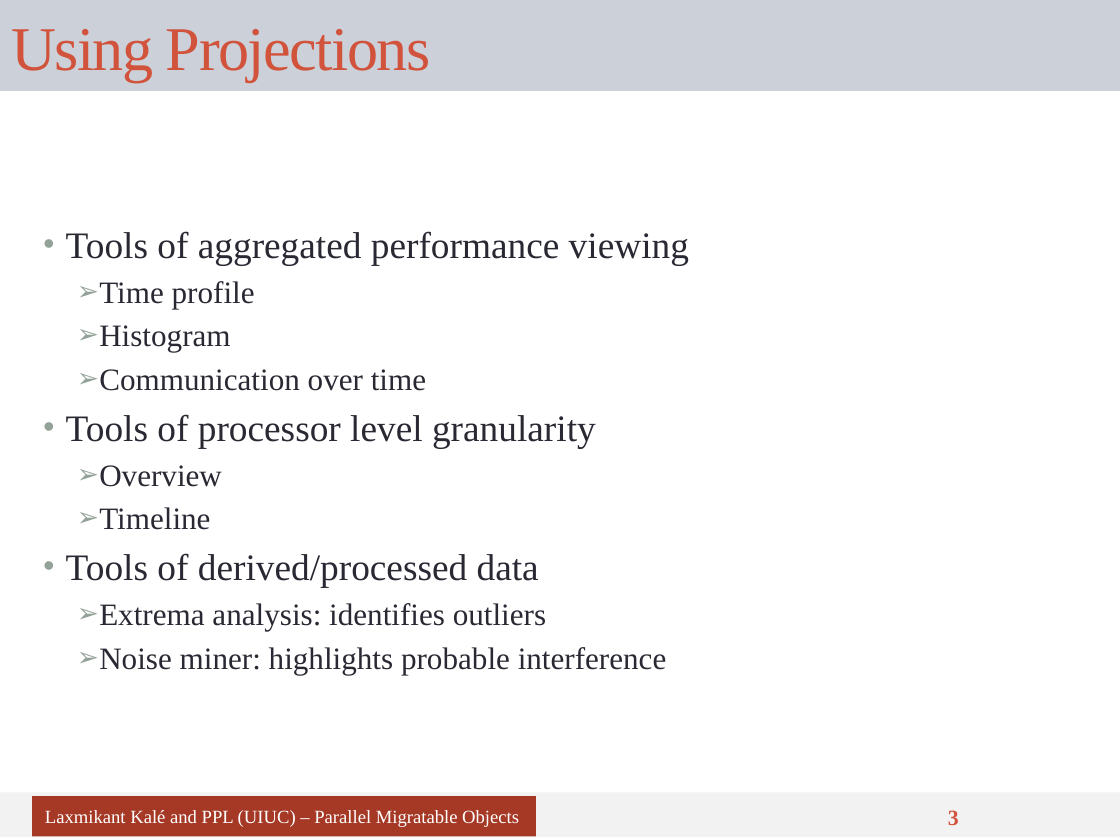
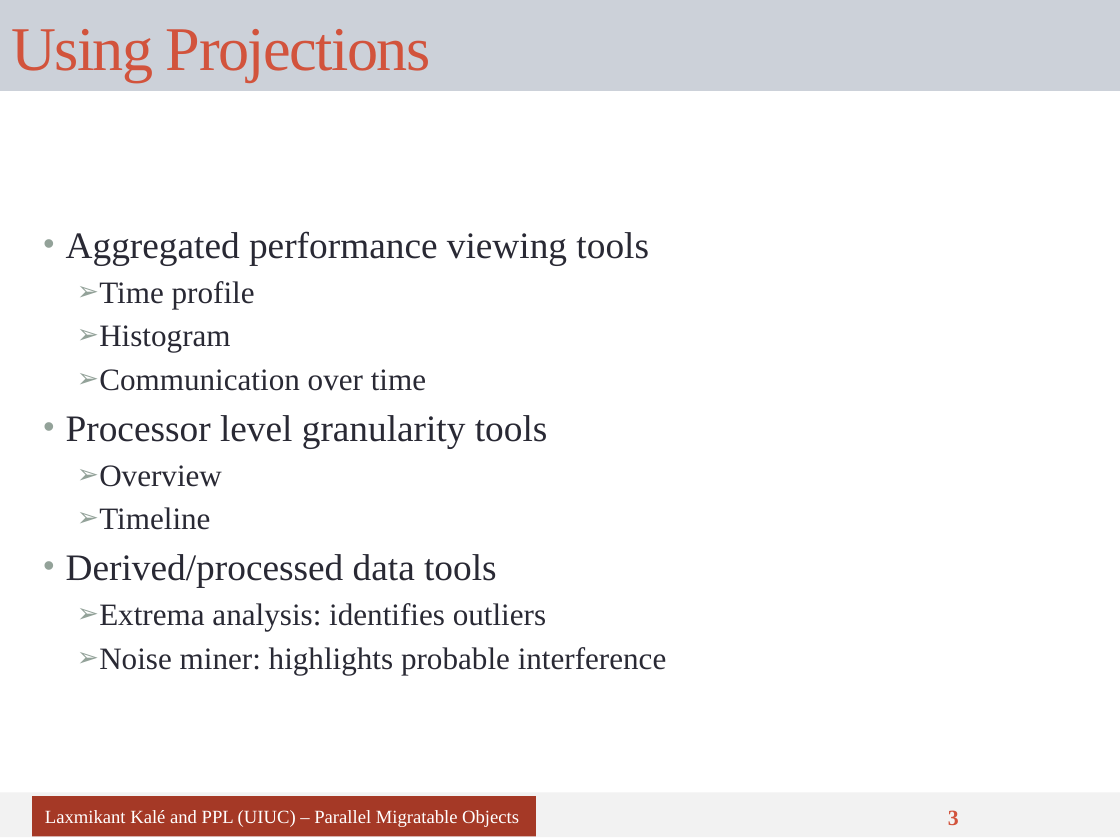
Before and after one commit to UIUC-PPL/charm_tutorial, a slide deck: slide 3 of tutorial-09-perf_tuning.pptx. Drawn at 1120x840 pixels with LibreOffice and Linux fonts; fonts in the diff are those of the drawing. Boxes give left, top, right and bottom in pixels: in the first picture for what was removed or moved away, otherwise in the second. Text is boxed around its words. In the diff, an @@ line names an element or a change of style, - is before the commit and + after.

```diff
--- a/tutorial-09-perf_tuning.pptx
+++ b/tutorial-09-perf_tuning.pptx
@@ text at <box>66,231,649,265</box>: text changed @@
-• Tools of aggregated performance viewing
+• Aggregated performance viewing tools
@@ text at <box>66,415,548,448</box>: text changed @@
-• Tools of processor level granularity
+• Processor level granularity tools
@@ text at <box>66,554,497,588</box>: text changed @@
-• Tools of derived/processed data
+• Derived/processed data tools
```
Also in this commit, not shown: 1 other slide changed.
